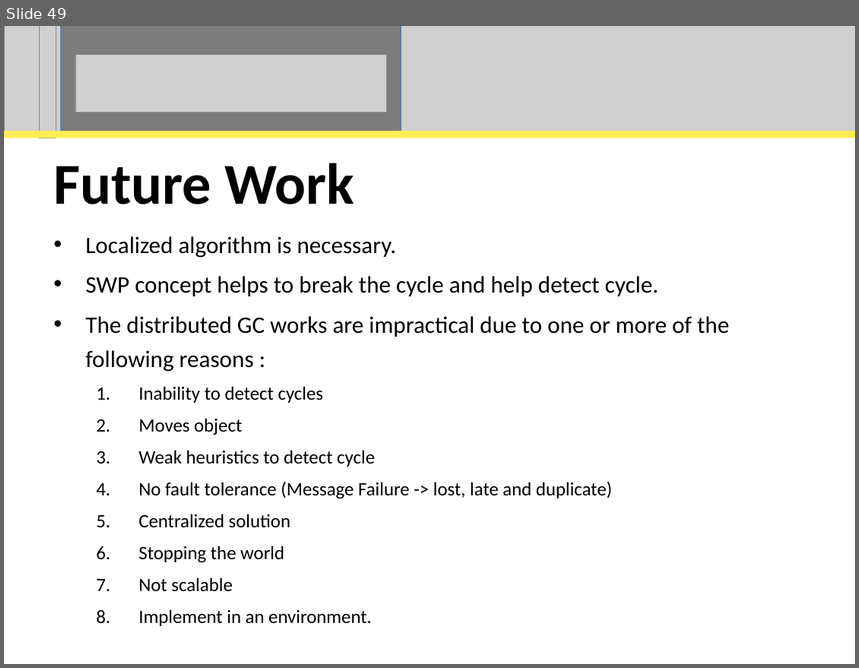
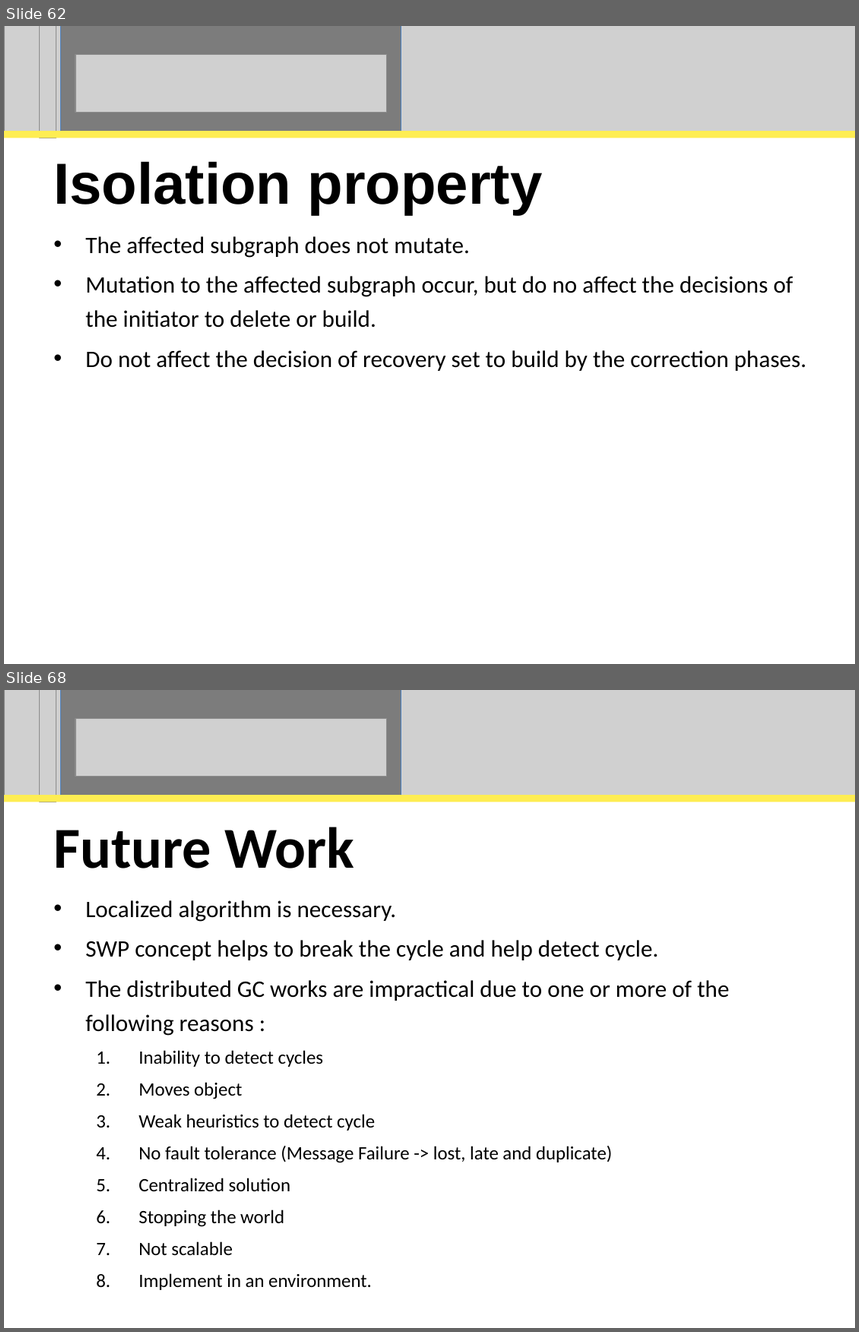
Before and after one commit to perpetualcoder/thesis, a slide deck: thesisppt/defense.ppt. Shown one above the other, each under a label of ours: slide 49 before the commit, slides 62 and 68 after it; the slides between them are not shown. The pictures are 859x668 and 859x1332 pixels, drawn with LibreOffice and Linux fonts; fonts in the diff are those of the drawing; grey boxes stand for pictures. Boxes give left, top, right and bottom in pixels: in the first picture for what was removed or moved away, otherwise in the second. Text is boxed around its words. In the diff, an @@ line names an element or a change of style, - is before the commit and + after.

```diff
--- a/thesisppt/defense.ppt
+++ b/thesisppt/defense.ppt
@@ slide 62 added at (x1=4, y1=26, x2=855, y2=664), background #FFFFFF @@
@@ picture added at (x1=4, y1=26, x2=855, y2=132) @@
@@ picture added at (x1=40, y1=26, x2=56, y2=138) @@
@@ rectangle added at (x1=61, y1=26, x2=401, y2=132), fill #000000 at 40% opacity, outline #4A7EBB 0.74 pt @@
@@ picture added at (x1=75, y1=55, x2=387, y2=113) @@
@@ rectangle added at (x1=4, y1=131, x2=855, y2=138), fill #FEED52 @@
@@ title added at (x1=53, y1=161, x2=543, y2=214), 49 pt, text #000000, bold @@
+Isolation property
@@ subtitle added at (x1=85, y1=237, x2=807, y2=371), 20 pt, text #000000 @@
+• The affected subgraph does not mutate.
+• Mutation to the affected subgraph occur, but do no affect the decisions of the initiator to delete or build.
+• Do not affect the decision of recovery set to build by the correction phases.
@@ what was slide 49 is now slide 68 @@
```
Also in this commit, not shown: 19 other slides added, 1 slide removed, 18 other files.
